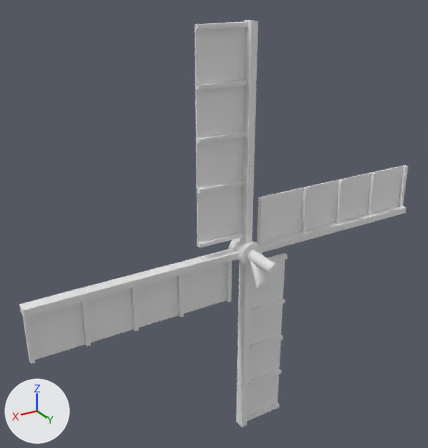
The FBX model Assets/Art/Molens/Molen-parts/Oude(Wieken)(2).fbx, before and after one commit.
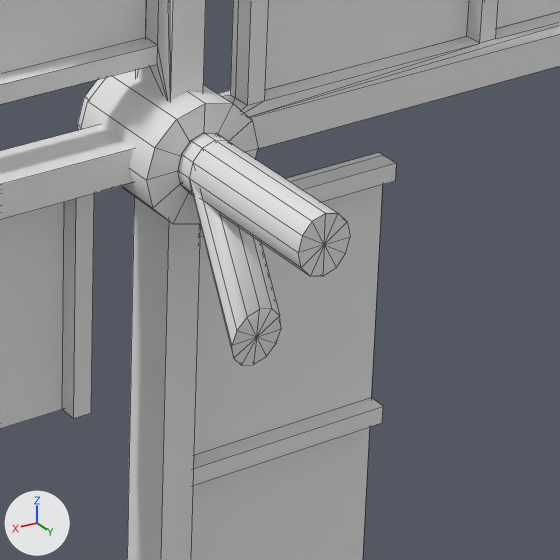
Each version appears first whole from a 50 mm camera at (12.08, 13.24, 24.05) aimed at (1.14, -4.98, 14.93), and next in a close-up on the part from 50% to 74% of the width and 50% to 73% of the height. The axes (+X, +Y, +Z) are drawn at lower left. The lights are the same throughout. The close-ups show mesh edges as thin lines. Where no turn or scale is listed for an object, it has been applied to the vertices.

The scene before the commit, as lines of its bpy script (objects in view):
```python
me_cylinder_016 = bpy.data.meshes.new('Cylinder.016')
me_cylinder_016.from_pydata(...)  # 309 vertices, 312 faces; spans x -8.8..8.8, y -5.0..-2.5, z 5.0..22.4
ob_molen_wieken__2__001 = bpy.data.objects.new('Molen(Wieken)(2).001', me_cylinder_016)
ob_molen_wieken__2__001.location = (0.0, 0.0, 0.0)
```
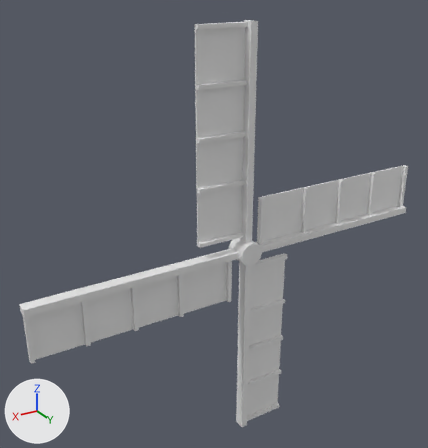
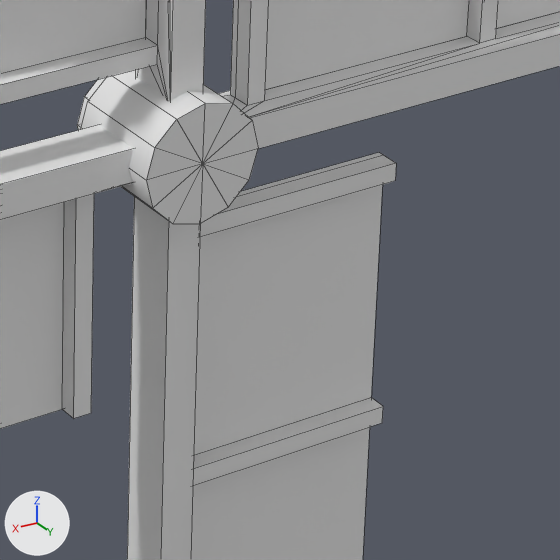
Location of each change, (x1, y1, x2, y2) in pixels of the close-ups (560 x 560 px):
part 1 of me_cylinder_016, deleted
    before: (178, 133, 350, 365)

The change, as a diff of the scene's bpy script:
```diff
--- a/Assets/Art/Molens/Molen-parts/Oude(Wieken)(2).fbx.py
+++ b/Assets/Art/Molens/Molen-parts/Oude(Wieken)(2).fbx.py
@@ me_cylinder_016 @@
 me_cylinder_016.from_pydata(...)  # 309 vertices, 312 faces; spans x -8.8..8.8, y -5.0..-2.5, z 5.0..22.4
 # used by ob_molen_wieken__2__001; location = (0.0, 0.0, 0.0)
+# me_cylinder_016 part 1: the loose piece of 51 vertices spanning x -0.2..0.3, y -3.9..-2.5, z 12.4..14.0 is deleted
```
